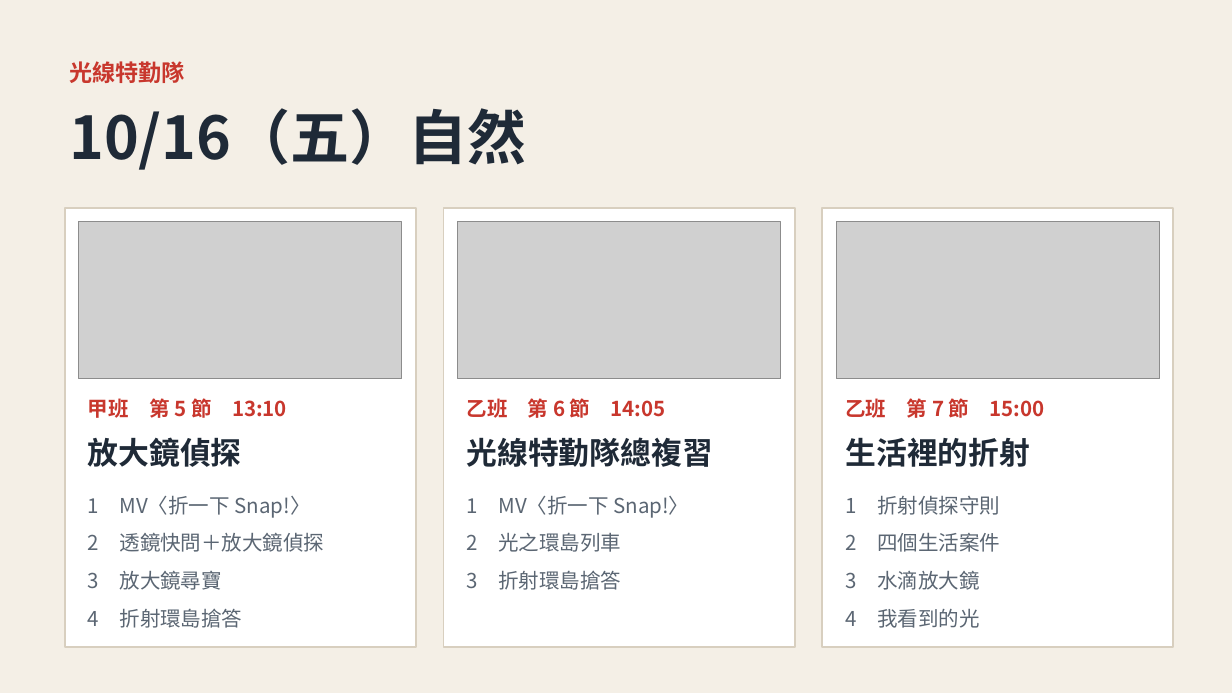
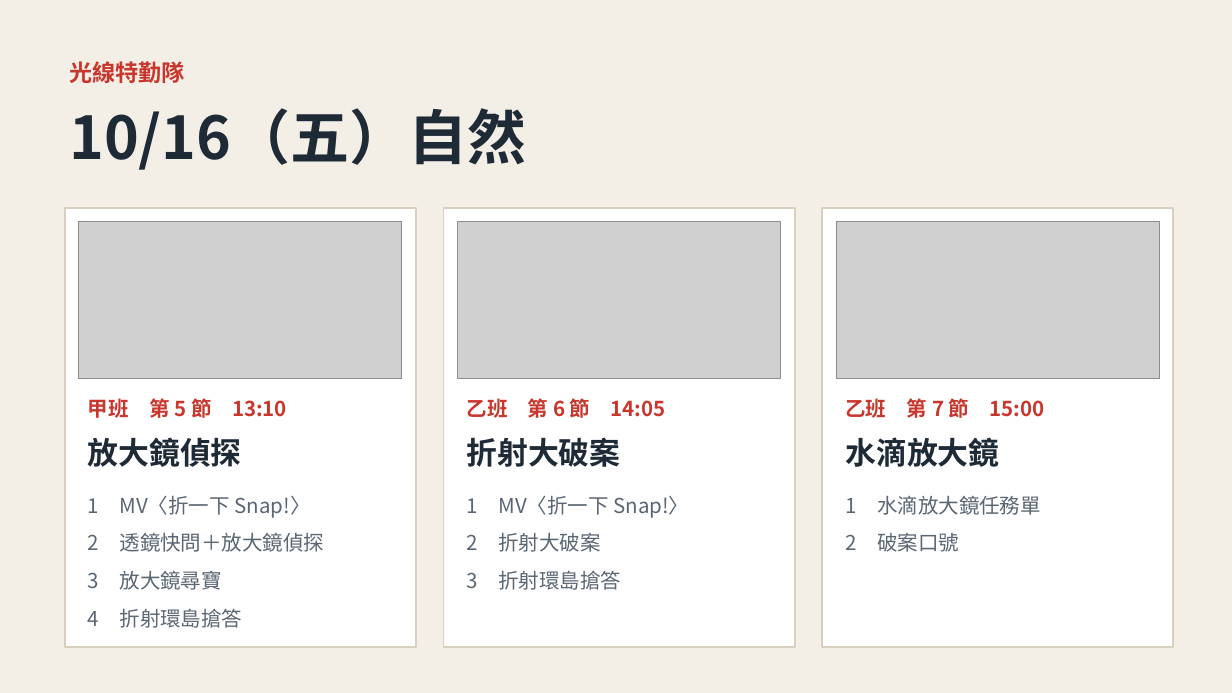
Before and after one commit to classtools1020/sports-results, a slide deck: slide 1 of f8f9fc3bd1/slides.pptx. Drawn at 1232x693 pixels with LibreOffice and Linux fonts; fonts in the diff are those of the drawing; grey boxes stand for pictures. Boxes give left, top, right and bottom in pixels: in the first picture for what was removed or moved away, otherwise in the second. Text is boxed around its words. In the diff, an @@ line names an element or a change of style, - is before the commit and + after.

```diff
--- a/f8f9fc3bd1/slides.pptx
+++ b/f8f9fc3bd1/slides.pptx
@@ text at bbox=[467, 437, 621, 467]: text changed @@
-光線特勤隊總複習
+折射大破案
@@ text at bbox=[845, 437, 999, 467]: text changed @@
-生活裡的折射
+水滴放大鏡
@@ text at bbox=[845, 496, 1041, 515]: text changed @@
-1 折射偵探守則
+1 水滴放大鏡任務單
@@ text at bbox=[467, 533, 600, 552]: text changed @@
-2 光之環島列車
+2 折射大破案
@@ text at bbox=[845, 533, 959, 552]: text changed @@
-2 四個生活案件
+2 破案口號
@@ text removed at bbox=[845, 571, 979, 590] @@
-3 水滴放大鏡
@@ text removed at bbox=[845, 609, 979, 628] @@
-4 我看到的光
```
Also in this commit, not shown: 5 other slides changed, 1 slide added, 3 slides removed, 1 other file.
